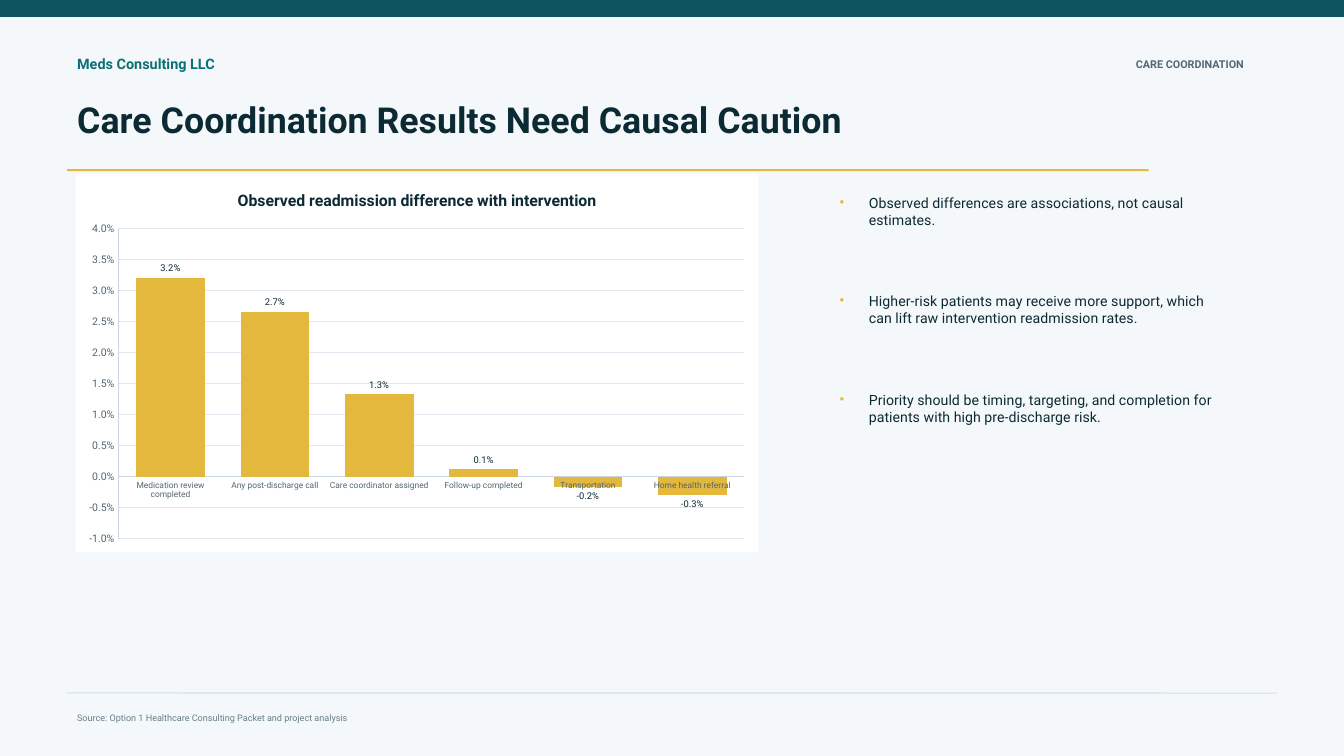
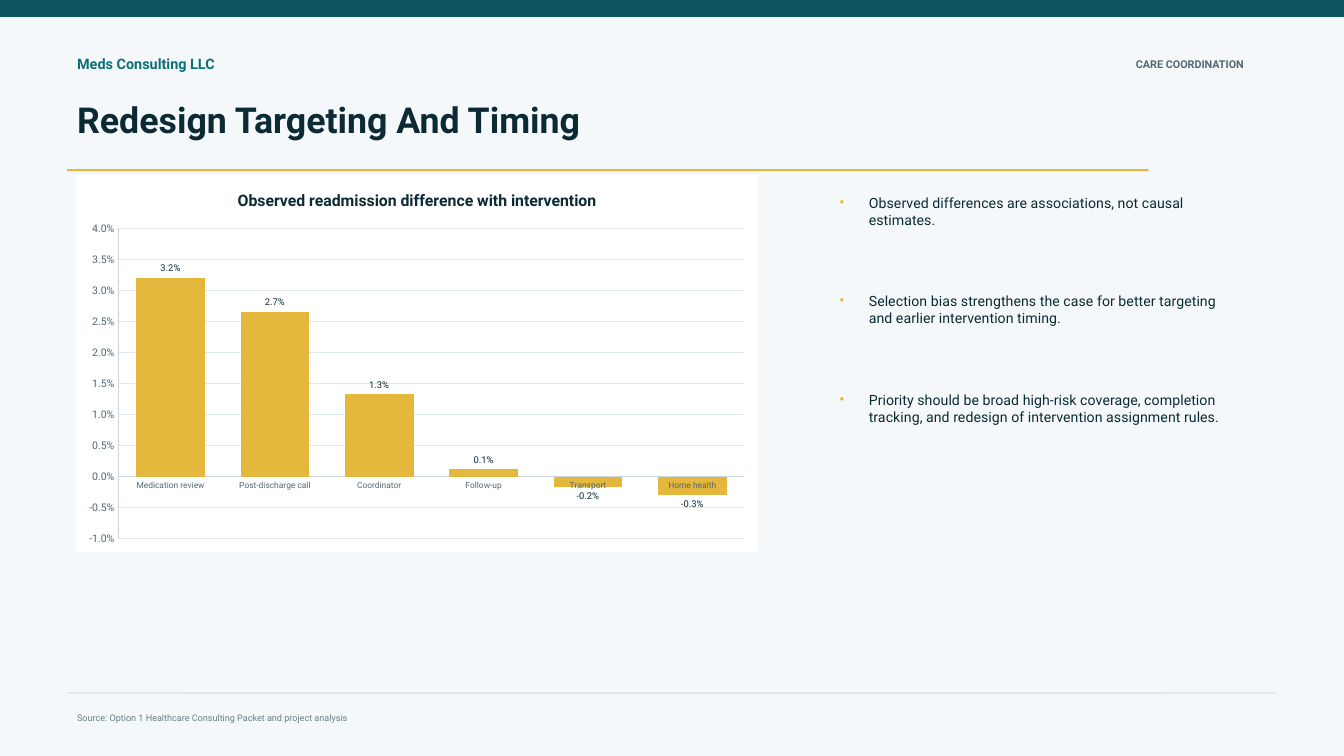
Before and after one commit to BostonSupremeMantou/onsite_project, a slide deck: slide 8 of deliverables/07_executive_board_presentation/final/nhn_readmission_board_presentation.pptx. Drawn at 1344x756 pixels with LibreOffice and Linux fonts; fonts in the diff are those of the drawing. Boxes give left, top, right and bottom in pixels: in the first picture for what was removed or moved away, otherwise in the second. Text is boxed around its words. In the diff, an @@ line names an element or a change of style, - is before the commit and + after.

```diff
--- a/deliverables/07_executive_board_presentation/final/nhn_readmission_board_presentation.pptx
+++ b/deliverables/07_executive_board_presentation/final/nhn_readmission_board_presentation.pptx
@@ text at (77,106,580,141): text changed @@
-Care Coordination Results Need Causal Caution
+Redesign Targeting And Timing
@@ column chart at (76,174,758,553) @@
-categories: Medication review completed, Any post-discharge call, Care coordinator assigned, Follow-up completed, Transportation, Home health referral
+categories: Medication review, Post-discharge call, Coordinator, Follow-up, Transport, Home health
@@ text at (869,295,1216,326): text changed @@
-Higher-risk patients may receive more support, which can lift raw intervention readmission rates.
+Selection bias strengthens the case for better targeting and earlier intervention timing.
@@ text at (869,394,1219,425): text changed @@
-Priority should be timing, targeting, and completion for patients with high pre-discharge risk.
+Priority should be broad high-risk coverage, completion tracking, and redesign of intervention assignment rules.
```
Also in this commit, not shown: 5 other slides changed, 10 other files.
